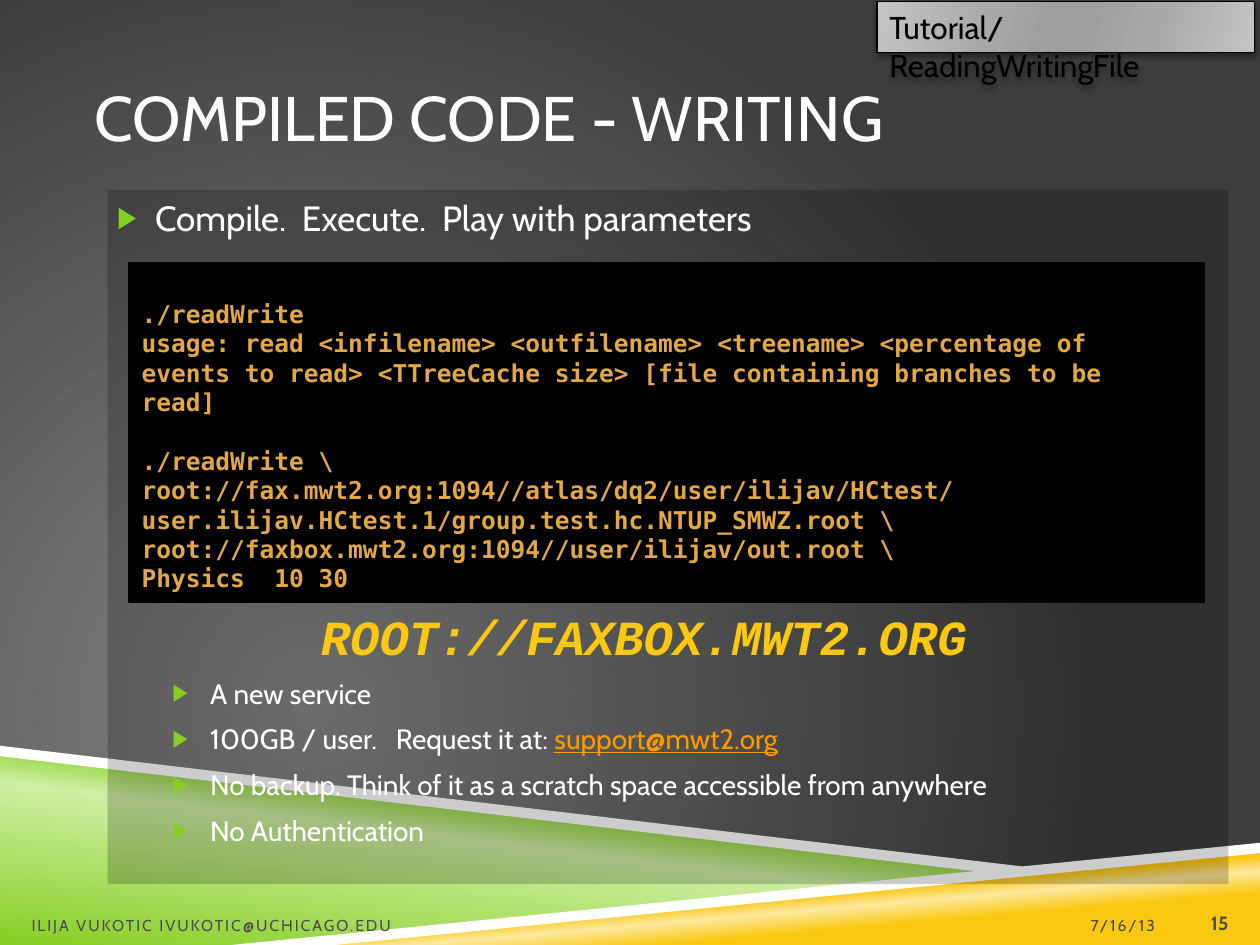
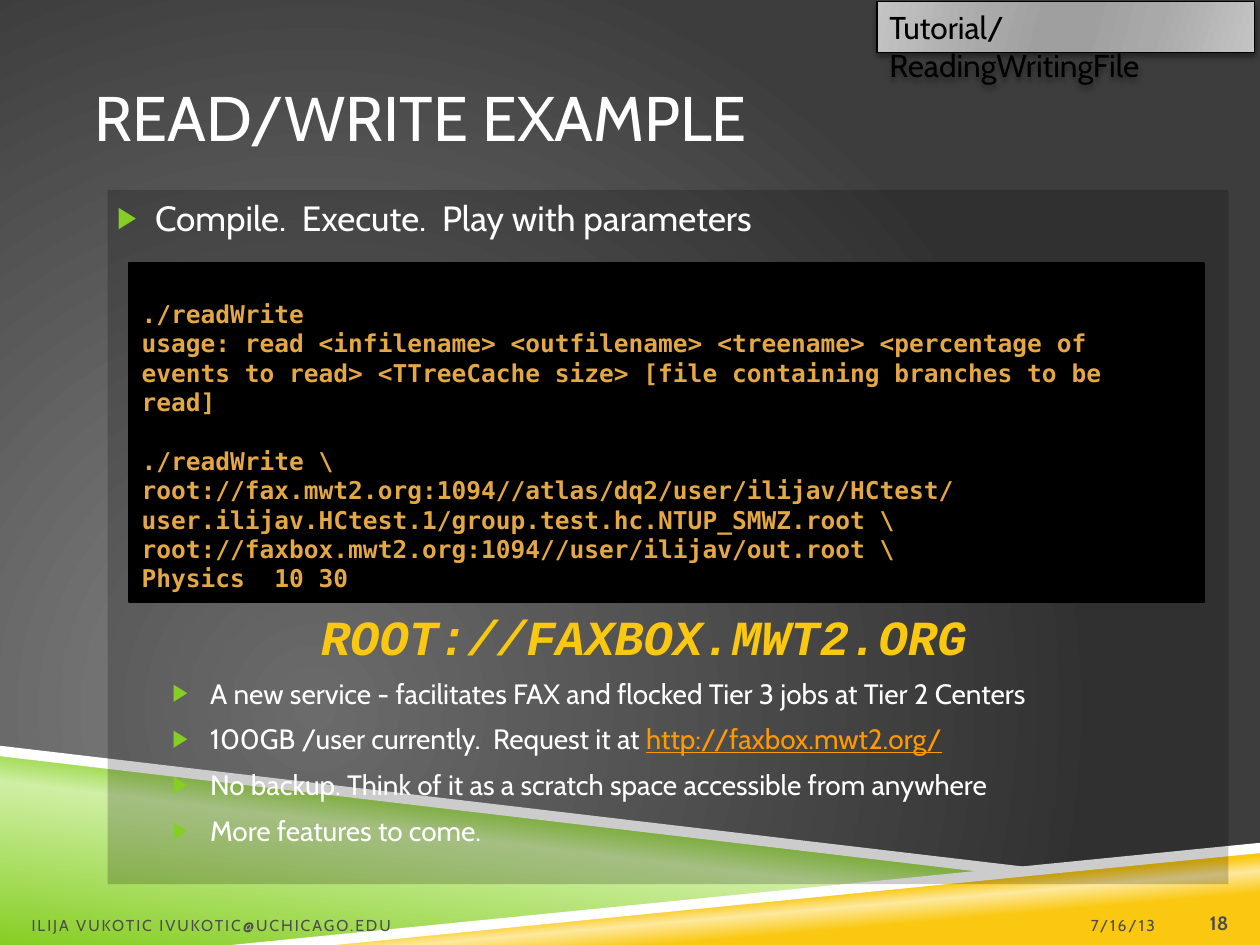
Before and after one commit to ivukotic/Tutorial, a slide deck: slide 18 of Tutorial.pptx (slide 15 before the commit). Drawn at 1260x945 pixels with LibreOffice and Linux fonts; fonts in the diff are those of the drawing; background and template pictures are left out. Boxes give left, top, right and bottom in pixels: in the first picture for what was removed or moved away, otherwise in the second. Text is boxed around its words. In the diff, an @@ line names an element or a change of style, - is before the commit and + after.

```diff
--- a/Tutorial.pptx
+++ b/Tutorial.pptx
@@ title at [94,97,747,147]: text changed @@
-COMPILED CODE - WRITING
+READ/WRITE EXAMPLE
@@ text at [210,683,1026,756]: text changed @@
-  ▶ A new service
-  ▶ 100GB / user. Request it at: support@mwt2.org
+  ▶ A new service - facilitates FAX and flocked Tier 3 jobs at Tier 2 Centers
+  ▶ 100GB /user currently. Request it at http://faxbox.mwt2.org/
@@ text at [210,818,481,841]: text changed @@
-  ▶ No Authentication
+  ▶ More features to come.
@@ page number at [1210,916,1229,930]: text changed @@
-15
+18
```
Also in this commit, not shown: 15 other slides changed, 4 slides added.
